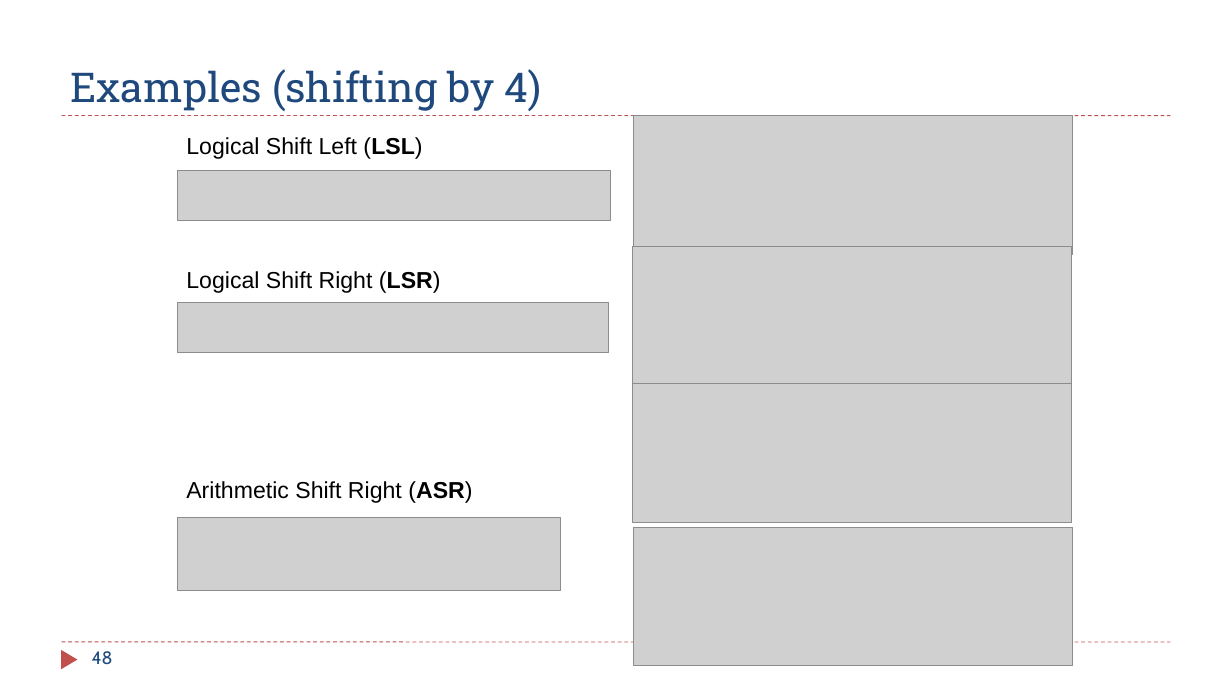
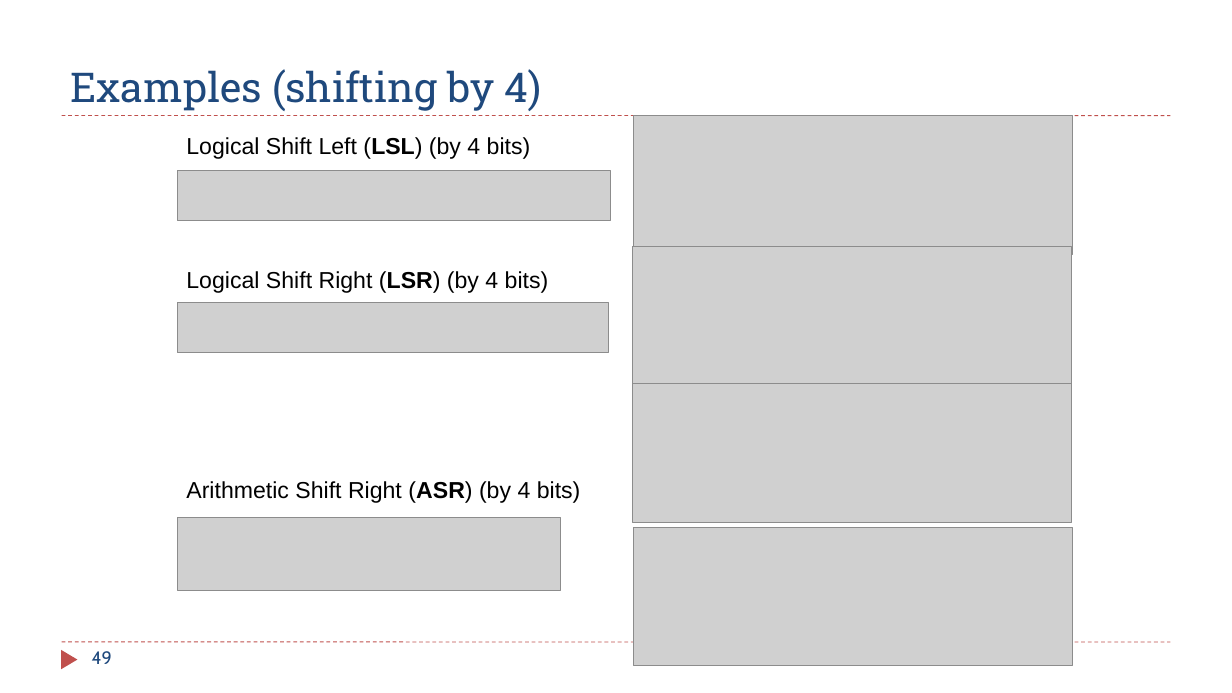
Before and after one commit to guhofstra/CSC111Sp26, a slide deck: slide 49 of PPTs/Ch4_ARM_Arithmetic_Logic.pptx (slide 48 before the commit). Drawn at 1232x693 pixels with LibreOffice and Linux fonts; fonts in the diff are those of the drawing; grey boxes stand for pictures. Boxes give left, top, right and bottom in pixels: in the first picture for what was removed or moved away, otherwise in the second. Text is boxed around its words. In the diff, an @@ line names an element or a change of style, - is before the commit and + after.

```diff
--- a/PPTs/Ch4_ARM_Arithmetic_Logic.pptx
+++ b/PPTs/Ch4_ARM_Arithmetic_Logic.pptx
@@ text at box(186, 137, 531, 159): text changed @@
-Logical Shift Left (LSL)
+Logical Shift Left (LSL) (by 4 bits)
@@ text at box(186, 271, 549, 293): text changed @@
-Logical Shift Right (LSR)
+Logical Shift Right (LSR) (by 4 bits)
@@ text at box(186, 481, 581, 503): text changed @@
-Arithmetic Shift Right (ASR)
+Arithmetic Shift Right (ASR) (by 4 bits)
@@ page number at box(92, 651, 112, 664): text changed @@
-48
+49
```
Also in this commit, not shown: 15 other slides changed, 2 slides added, 5 other files.
